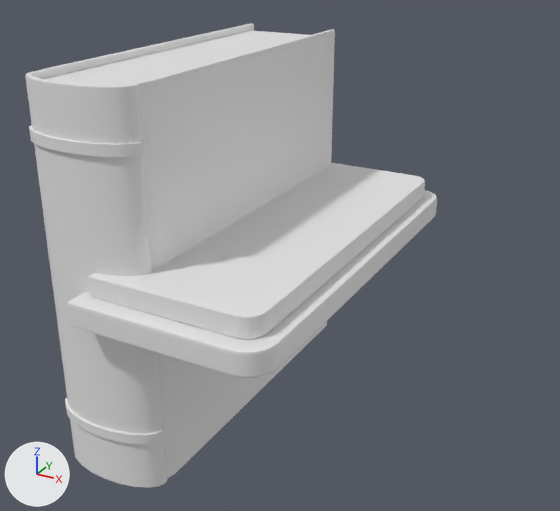
One commit to the glTF model public/models/books.glb: the scene before it, then after it.
Before and after are seen from a 50 mm lens placed at (0.196, -0.284, 0.138), pointed at (0.043, -0.006, -0.001). Every picture has the same lights, and +X, +Y and +Z are marked at lower left. The older version comes first. Where no turn or scale is listed for an object, it has been applied to the vertices. Vertices at exactly the same position are counted once.
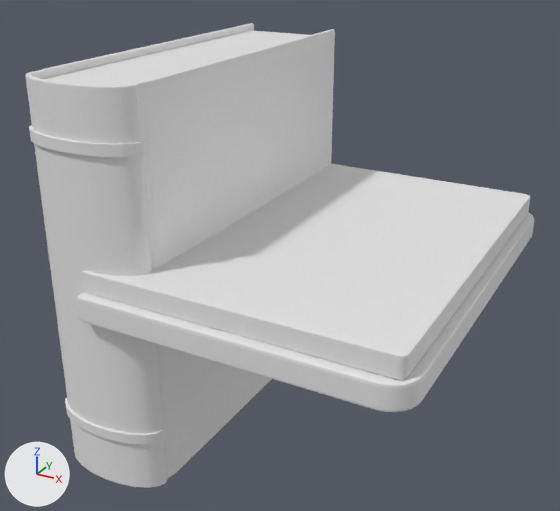
Where the newer file only moved an object's origin or applied its transform, the numbers keep the older frame.

Changed parts and their boxes [x1, y1, x2, y2] in the pictures (560 x 511 px):
'Mesh_4', reshaped, moved, rescaled (33% wider, 23% taller)
    before: [88, 163, 425, 339]
    after: [82, 164, 530, 380]
'Mesh_3', reshaped, moved, rescaled
    before: [67, 190, 437, 378]
    after: [76, 212, 534, 412]

The edits, one by one:
me_mesh_3 is used by ob_mesh_3; parent ob_zw_board; location (-0.0262, 0.095, -0.085); scale (0.0000464, 0.0000464, 0.0000464).
me_mesh_3 had 112 vertices, 220 faces and spanned x 565.0..2397.0, y -4095.0..0.0, z 1713.0..1951.0.
me_mesh_3 now has 112 vertices, 220 faces and spans x 596.0..3667.0, y -4095.0..0.0, z 1809.0..2059.0.
me_mesh_3 part 1: 112 of 112 vertices moved; they spanned x 565.0..2397.0, y -4095.0..0.0, z 1713.0..1951.0 and now span x 596.0..3667.0, y -4095.0..0.0, z 1809.0..2059.0; mean shift (957.0, 0.0, 102.0).
me_mesh_4 is used by ob_mesh_4; parent ob_zw_block; location (-0.0262, 0.095, -0.085); scale (0.0000464, 0.0000464, 0.0000464).
me_mesh_4 had 88 vertices, 172 faces and spanned x 694.0..2267.0, y -3944.0..-151.0, z 1951.0..2144.0.
me_mesh_4 now has 88 vertices, 172 faces and spans x 623.0..3576.0, y -4004.0..-91.0, z 2059.0..2264.0.
me_mesh_4 part 2: 88 of 88 vertices moved; they spanned x 694.0..2267.0, y -3944.0..-151.0, z 1951.0..2144.0 and now span x 623.0..3576.0, y -4004.0..-91.0, z 2059.0..2264.0; mean shift (898.0, 0.0, 114.0).
Object 'Mesh_3' (ob_mesh_3) moves from (-0.0262, 0.095, -0.085) to (-0.0262, 0.09, -0.085).
Object 'Mesh_3' (ob_mesh_3) is rescaled from (0.0000464, 0.0000464, 0.0000464) to (0.000044, 0.000044, 0.000044).
Object 'Mesh_4' (ob_mesh_4) moves from (-0.0262, 0.095, -0.085) to (-0.0262, 0.09, -0.085).
Object 'Mesh_4' (ob_mesh_4) is rescaled from (0.0000464, 0.0000464, 0.0000464) to (0.000044, 0.000044, 0.000044).
